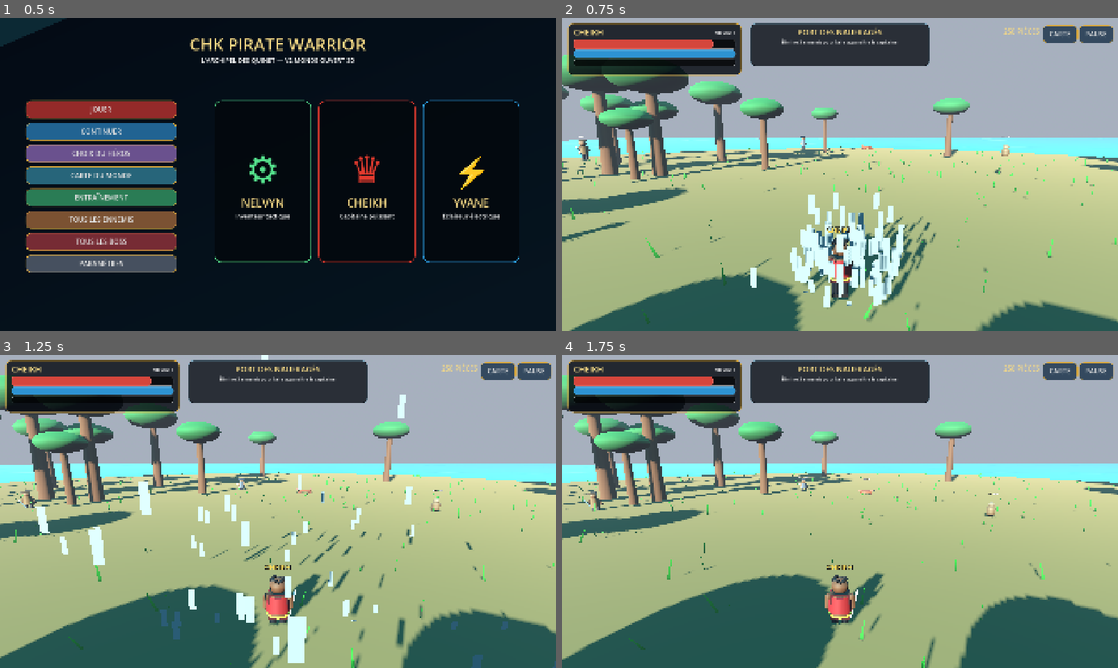
Above: before the commit, frames 1-4 (two rows, left to right).
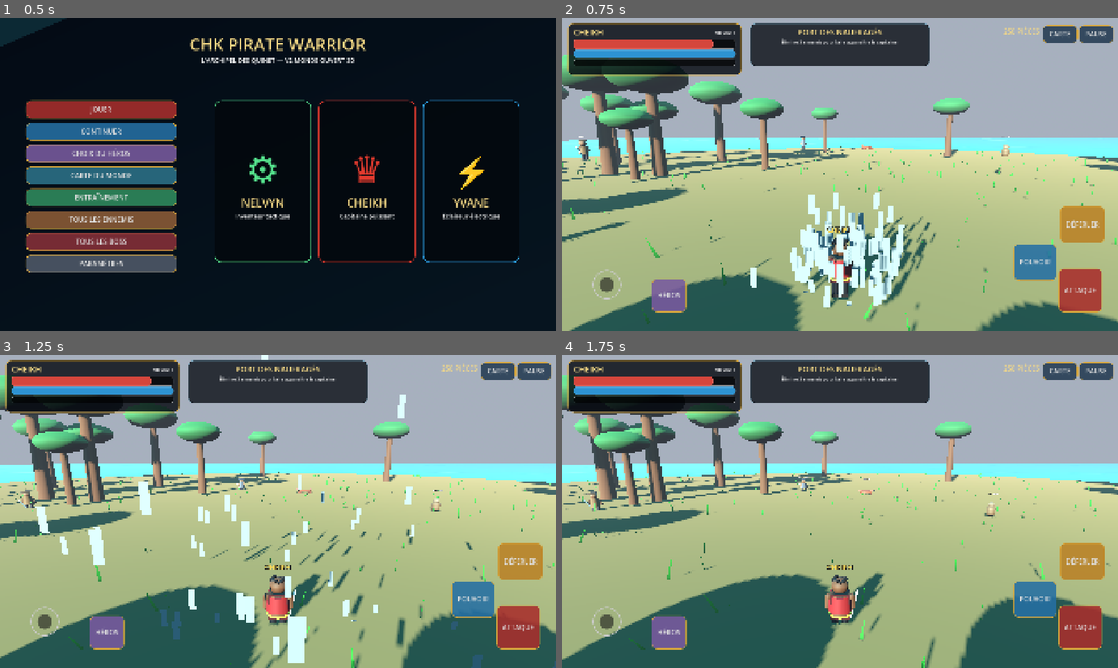
Above: after the commit, the same moments.

Repository: Chasmet/Chk-pirate-warrior-
Game: Godot game, scene res://scenes/main.tscn
The game is run twice, just before and just after one commit, with the same random seed, the same clock (stepped at 60 frames per second) and the same inputs.
Inputs (mouse positions are in pixels of both pictures, inside the frame that each line leads up to):
- Up to frame 1 (0.5 s): no input
- Up to frame 2 (0.75 s): click "JOUER" at 0.5 s
- Up to frame 3 (1.25 s): no input
- Up to frame 4 (1.75 s): drag from (912, 533) to (895, 442) at 1.27 s

Frame 1 is identical in both runs. In frame 2, 3.7% of the frame differs, in the area x 5-98%, y 60-95%; in frame 3, 3.7%; in frame 4, 3.8%.
Error before the commit: Invalid access to property or key 'vector_changed' on a base object of type 'VirtualJoystick'. (res://scripts/game_ui.gd:172)

Commit message:
fix(v2): connecter le joystick tactile sans accès de signal fragile

Diff:
--- a/godot/scripts/game_ui.gd
+++ b/godot/scripts/game_ui.gd
@@ -169,7 +169,7 @@
 	var joystick := VirtualJoystick.new()
 	joystick.position = Vector2(25, 790)
 	joystick.size = Vector2(260, 260)
-	joystick.vector_changed.connect(func(value: Vector2): move_changed.emit(value))
+	joystick.connect(&"vector_changed", func(value: Vector2): move_changed.emit(value))
 	hud.add_child(joystick)
 	var hero := _action_button("HÉROS", Color("785a9e"), 115)
 	hero.position = Vector2(310, 900)
